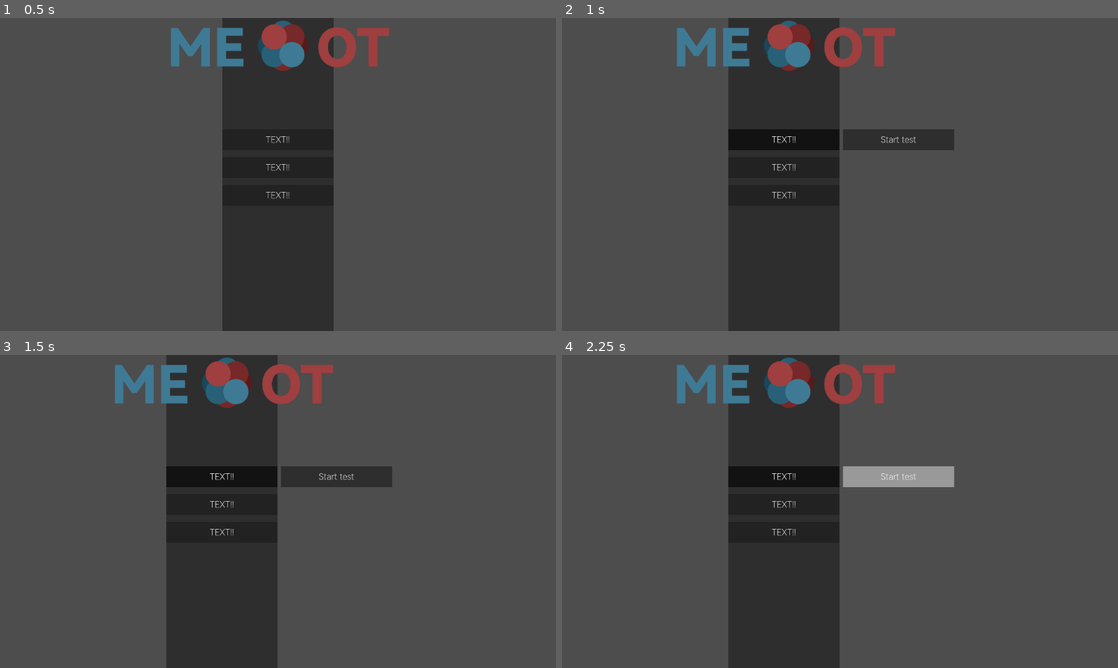
Above: before the commit, frames 1-4 (two rows, left to right).
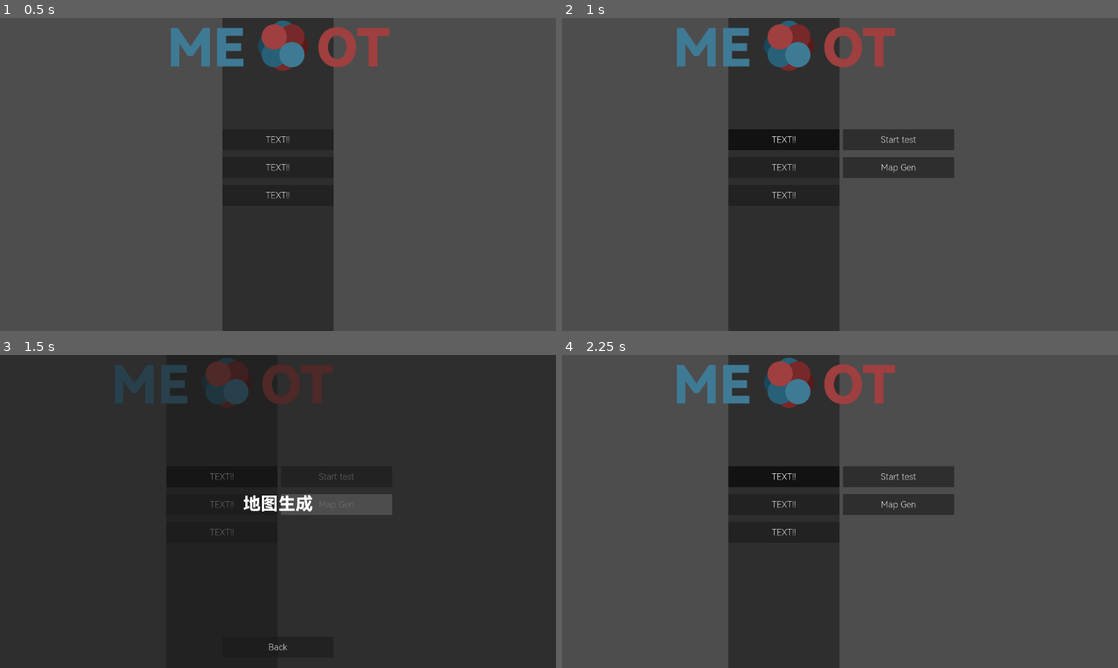
Above: after the commit, the same moments.

Repository: Koronato/RTS-12th
Game: Godot game, scene res://scenes/menu/menu.tscn
The game is run twice, just before and just after one commit, with the same random seed, the same clock (stepped at 60 frames per second) and the same inputs. The project has no main scene, so this scene is started directly.
Inputs (mouse positions are in pixels of both pictures, inside the frame that each line leads up to):
- Up to frame 1 (0.5 s): no input
- Up to frame 2 (1 s): click "TEXT!!" at 0.5 s
- Up to frame 3 (1.5 s): click (339, 505) at 1.25 s, where only the run after the commit has a clickable "Map Gen"
- Up to frame 4 (2.25 s): click "Start test" (after the commit: "Back") at 2 s

Frame 1 is identical in both runs. In frame 2, 1.3% of the frame differs, in the area x 50-71%, y 44-52%; in frame 3, 80%, in the area x 0-100%, y 0-100%; in frame 4, 2.6%.

Commit message:
做了个MapGen空壳

Diff:
--- /dev/null
+++ b/assets/themes/normal_special.tres
@@ -0,0 +1,63 @@
+[gd_resource type="Theme" format=3 uid="uid://dfq7fi8qcyimt"]
+
+[ext_resource type="FontFile" uid="uid://es0gb33224ns" path="res://assets/fonts/HarmonyOS_Sans_SC_Light.ttf" id="1_1sqm0"]
+
+[sub_resource type="StyleBoxFlat" id="StyleBoxFlat_1sqm0"]
+content_margin_left = 4.0
+content_margin_top = 4.0
+content_margin_right = 4.0
+content_margin_bottom = 4.0
+bg_color = Color(1, 1, 1, 0.06666667)
+border_width_bottom = 2
+border_color = Color(0.24705882, 0.47843137, 0.58431375, 1)
+corner_detail = 5
+
+[sub_resource type="StyleBoxFlat" id="StyleBoxFlat_cwyj4"]
+content_margin_left = 4.0
+content_margin_top = 4.0
+content_margin_right = 4.0
+content_margin_bottom = 4.0
+bg_color = Color(1, 1, 1, 0.06666667)
+border_width_bottom = 2
+border_color = Color(0.24705882, 0.47843137, 0.58431375, 1)
+corner_detail = 5
+
+[sub_resource type="StyleBoxFlat" id="StyleBoxFlat_085ph"]
+content_margin_left = 4.0
+content_margin_top = 4.0
+content_margin_right = 4.0
+content_margin_bottom = 4.0
+bg_color = Color(0.1, 0.1, 0.1, 0)
+border_width_bottom = 2
+border_color = Color(0.15686275, 0.3764706, 0.46666667, 1)
+
+[sub_resource type="StyleBoxFlat" id="StyleBoxFlat_7app1"]
+content_margin_left = 4.0
+content_margin_top = 4.0
+content_margin_right = 4.0
+content_margin_bottom = 4.0
+bg_color = Color(0, 0, 0, 0.6)
+border_width_bottom = 2
+border_color = Color(0.101960786, 0.2784314, 0.34901962, 1)
+corner_detail = 5
+
+[sub_resource type="StyleBoxFlat" id="StyleBoxFlat_q4vdk"]
+content_margin_left = 0.0
+content_margin_top = 0.0
+content_margin_right = 0.0
+content_margin_bottom = 0.0
+bg_color = Color(0.1, 0.1, 0.1, 0)
+border_width_left = 5
+border_color = Color(0.09803922, 0.3137255, 0.4, 1)
+corner_radius_top_left = 3
+corner_radius_bottom_left = 3
+corner_detail = 5
+
+[resource]
+default_font = ExtResource("1_1sqm0")
+Button/styles/focus = SubResource("StyleBoxFlat_1sqm0")
+Button/styles/hover = SubResource("StyleBoxFlat_cwyj4")
+Button/styles/normal = SubResource("StyleBoxFlat_085ph")
+Button/styles/pressed = SubResource("StyleBoxFlat_7app1")
+Label/font_sizes/font_size = 16
+Panel/styles/panel = SubResource("StyleBoxFlat_q4vdk")
--- a/scenes/menu/menu.tscn
+++ b/scenes/menu/menu.tscn
@@ -84,6 +84,14 @@
 		self.visible = false
 	else:
 		t.tween_property(self,\"modulate:a\",1,0.3)
+"
+
+[sub_resource type="GDScript" id="GDScript_sowkg"]
+script/source = "extends Button
+
+
+func _on_pressed() -> void:
+	get_node(\"%Start\").visible = true
 "
 
 [node name="Node2D" type="Node2D" unique_id=432792055]
@@ -176,6 +184,14 @@
 offset_bottom = 48.0
 text = "Start test"
 
+[node name="Button2" type="Button" parent="UI/CenterContainer/HBoxContainer/Main/Submenu1" unique_id=1146382437]
+layout_mode = 0
+offset_top = 64.0
+offset_right = 256.0
+offset_bottom = 112.0
+text = "Map Gen"
+script = SubResource("GDScript_sowkg")
+
 [node name="Submenu2" type="Control" parent="UI/CenterContainer/HBoxContainer/Main" unique_id=177113047 node_paths=PackedStringArray("aim_button")]
 visible = false
 anchors_preset = 0
@@ -211,6 +227,7 @@
 text = "3"
 
 [node name="Start" parent="UI" unique_id=894800251 instance=ExtResource("3_e0arn")]
+unique_name_in_owner = true
 visible = false
 z_index = 2
 layout_mode = 1
@@ -218,3 +235,4 @@
 [connection signal="toggled" from="UI/CenterContainer/HBoxContainer/Main/Menu/1" to="UI/CenterContainer/HBoxContainer/Main" method="_on_size_changed"]
 [connection signal="toggled" from="UI/CenterContainer/HBoxContainer/Main/Menu/2" to="UI/CenterContainer/HBoxContainer/Main" method="_on_size_changed"]
 [connection signal="toggled" from="UI/CenterContainer/HBoxContainer/Main/Menu/3" to="UI/CenterContainer/HBoxContainer/Main" method="_on_size_changed"]
+[connection signal="pressed" from="UI/CenterContainer/HBoxContainer/Main/Submenu1/Button2" to="UI/CenterContainer/HBoxContainer/Main/Submenu1/Button2" method="_on_pressed"]
--- a/scenes/menu/start.tscn
+++ b/scenes/menu/start.tscn
@@ -1,6 +1,234 @@
 [gd_scene format=3 uid="uid://dhagaxbnmx6sr"]
 
-[ext_resource type="Theme" uid="uid://c35suisqbybdf" path="res://assets/themes/normal.tres" id="1_4hqgu"]
+[ext_resource type="FontFile" uid="uid://es0gb33224ns" path="res://assets/fonts/HarmonyOS_Sans_SC_Light.ttf" id="1_ci5k1"]
+[ext_resource type="FontFile" uid="uid://cxcciuexnp8xg" path="res://assets/fonts/HarmonyOS_Sans_SC_Black.ttf" id="2_ci5k1"]
+
+[sub_resource type="StyleBoxFlat" id="StyleBoxFlat_j18o6"]
+bg_color = Color(0.77, 0.77, 0.77, 0.7607843)
+
+[sub_resource type="StyleBoxFlat" id="StyleBoxFlat_yag4q"]
+
+[sub_resource type="StyleBoxFlat" id="StyleBoxFlat_lj8fn"]
+content_margin_left = 4.0
+content_margin_top = 4.0
+content_margin_right = 4.0
+content_margin_bottom = 4.0
+bg_color = Color(0.1, 0.1, 0.1, 0.6)
+corner_detail = 5
+
+[sub_resource type="StyleBoxFlat" id="StyleBoxFlat_sqef1"]
+content_margin_left = 4.0
+content_margin_top = 4.0
+content_margin_right = 4.0
+content_margin_bottom = 4.0
+bg_color = Color(0, 0, 0, 0.6)
+corner_detail = 5
+
+[sub_resource type="StyleBoxFlat" id="StyleBoxFlat_hr6kc"]
+content_margin_left = 4.0
+content_margin_top = 4.0
+content_margin_right = 4.0
+content_margin_bottom = 4.0
+bg_color = Color(1, 1, 1, 0.4)
+corner_detail = 6
+expand_margin_top = 3.0
+expand_margin_bottom = 3.0
+
+[sub_resource type="StyleBoxFlat" id="StyleBoxFlat_ym426"]
+content_margin_left = 4.0
+content_margin_top = 4.0
+content_margin_right = 4.0
+content_margin_bottom = 4.0
+bg_color = Color(1, 1, 1, 0.75)
+corner_detail = 6
+expand_margin_top = 3.0
+expand_margin_bottom = 3.0
+
+[sub_resource type="StyleBoxFlat" id="StyleBoxFlat_71gwy"]
+content_margin_left = 4.0
+content_margin_top = 4.0
+content_margin_right = 4.0
+content_margin_bottom = 4.0
+bg_color = Color(0.75, 0.75, 0.75, 0.75)
+corner_detail = 6
+expand_margin_top = 3.0
+expand_margin_bottom = 3.0
+
+[sub_resource type="StyleBoxFlat" id="StyleBoxFlat_qsfiv"]
+content_margin_left = 0.0
+content_margin_top = 4.0
+content_margin_right = 0.0
+content_margin_bottom = 4.0
+bg_color = Color(0.1, 0.1, 0.1, 0.6)
+corner_detail = 6
+
+[sub_resource type="StyleBoxFlat" id="StyleBoxFlat_ybfya"]
+content_margin_left = 4.0
+content_margin_top = 4.0
+content_margin_right = 4.0
+content_margin_bottom = 4.0
+bg_color = Color(1, 1, 1, 0.75)
+draw_center = false
+border_width_left = 2
+border_width_top = 2
+border_width_right = 2
+border_width_bottom = 2
+corner_radius_bottom_right = 3
+corner_detail = 1
+expand_margin_left = 2.0
+expand_margin_top = 2.0
+expand_margin_right = 2.0
+expand_margin_bottom = 2.0
+
+[sub_resource type="StyleBoxFlat" id="StyleBoxFlat_8avm7"]
+content_margin_left = 4.0
+content_margin_top = 4.0
+content_margin_right = 4.0
+content_margin_bottom = 4.0
+bg_color = Color(0.1, 0.1, 0.1, 0.6)
+border_width_bottom = 2
+border_color = Color(0.15686275, 0.3764706, 0.46666667, 1)
+corner_radius_bottom_right = 5
+corner_detail = 1
+
+[sub_resource type="StyleBoxFlat" id="StyleBoxFlat_yx1jk"]
+content_margin_left = 4.0
+content_margin_top = 4.0
+content_margin_right = 4.0
+content_margin_bottom = 4.0
+bg_color = Color(0.1, 0.1, 0.1, 0.3)
+border_width_bottom = 2
+border_color = Color(0, 0, 0, 0.3)
+corner_radius_bottom_right = 5
+corner_detail = 1
+
+[sub_resource type="StyleBoxFlat" id="StyleBoxFlat_eh822"]
+content_margin_left = 0.0
+content_margin_top = 0.0
+content_margin_right = 0.0
+content_margin_bottom = 0.0
+bg_color = Color(0.1, 0.1, 0.1, 0.6)
+corner_detail = 5
+
+[sub_resource type="StyleBoxFlat" id="StyleBoxFlat_cubfm"]
+content_margin_left = 4.0
+content_margin_top = 4.0
+content_margin_right = 4.0
+content_margin_bottom = 4.0
+bg_color = Color(0.1, 0.1, 0.1, 0.6)
+border_width_bottom = 2
+border_color = Color(0.15686275, 0.3764706, 0.46666667, 1)
+corner_radius_bottom_right = 5
+corner_detail = 1
+
+[sub_resource type="StyleBoxFlat" id="StyleBoxFlat_3753q"]
+content_margin_left = 4.0
+content_margin_top = 4.0
+content_margin_right = 4.0
+content_margin_bottom = 4.0
+bg_color = Color(0.1, 0.1, 0.1, 0.3)
+border_width_bottom = 2
+border_color = Color(0, 0, 0, 0.3)
+corner_radius_bottom_right = 5
+corner_detail = 1
+
+[sub_resource type="StyleBoxFlat" id="StyleBoxFlat_bv5vf"]
+content_margin_top = 4.0
+content_margin_right = 4.0
+content_margin_bottom = 4.0
+bg_color = Color(1, 1, 1, 0.4)
+corner_detail = 6
+expand_margin_left = 3.0
+expand_margin_right = 3.0
+
+[sub_resource type="StyleBoxFlat" id="StyleBoxFlat_12bdt"]
+content_margin_left = 4.0
+content_margin_top = 4.0
+content_margin_right = 4.0
+content_margin_bottom = 4.0
+bg_color = Color(1, 1, 1, 0.7490196)
+corner_detail = 6
+expand_margin_left = 3.0
+expand_margin_right = 3.0
+
+[sub_resource type="StyleBoxFlat" id="StyleBoxFlat_rgkoq"]
+content_margin_left = 4.0
+content_margin_top = 4.0
+content_margin_right = 4.0
+content_margin_bottom = 4.0
+bg_color = Color(1, 1, 1, 0.7490196)
+corner_detail = 6
+expand_margin_left = 3.0
+expand_margin_right = 3.0
+
+[sub_resource type="StyleBoxFlat" id="StyleBoxFlat_7p0jh"]
+content_margin_left = 4.0
+content_margin_top = 0.0
+content_margin_right = 4.0
+content_margin_bottom = 0.0
+bg_color = Color(0.1, 0.1, 0.1, 0.6)
+corner_detail = 6
+
+[sub_resource type="StyleBoxFlat" id="StyleBoxFlat_nyw6u"]
+content_margin_left = 4.0
+content_margin_top = 4.0
+content_margin_right = 4.0
+content_margin_bottom = 4.0
+bg_color = Color(1, 1, 1, 0.4)
+corner_detail = 6
+
+[sub_resource type="StyleBoxFlat" id="StyleBoxFlat_ckmml"]
+content_margin_left = 4.0
+content_margin_top = 4.0
+content_margin_right = 4.0
+content_margin_bottom = 4.0
+bg_color = Color(1, 1, 1, 0.75)
+corner_detail = 6
+
+[sub_resource type="StyleBoxFlat" id="StyleBoxFlat_2jpqc"]
+content_margin_left = 4.0
+content_margin_top = 4.0
+content_margin_right = 4.0
+content_margin_bottom = 4.0
+bg_color = Color(0.1, 0.1, 0.1, 0.6)
+corner_detail = 6
+
+[sub_resource type="Theme" id="Theme_le6wa"]
+default_font = ExtResource("1_ci5k1")
+Button/font_sizes/font_size = 20
+Button/styles/focus = SubResource("StyleBoxFlat_j18o6")
+Button/styles/hover = SubResource("StyleBoxFlat_yag4q")
+Button/styles/normal = SubResource("StyleBoxFlat_lj8fn")
+Button/styles/pressed = SubResource("StyleBoxFlat_sqef1")
+HScrollBar/styles/grabber = SubResource("StyleBoxFlat_hr6kc")
+HScrollBar/styles/grabber_highlight = SubResource("StyleBoxFlat_ym426")
+HScrollBar/styles/grabber_pressed = SubResource("StyleBoxFlat_71gwy")
+HScrollBar/styles/scroll = SubResource("StyleBoxFlat_qsfiv")
+LineEdit/styles/focus = SubResource("StyleBoxFlat_ybfya")
+LineEdit/styles/normal = SubResource("StyleBoxFlat_8avm7")
+LineEdit/styles/read_only = SubResource("StyleBoxFlat_yx1jk")
+Panel/styles/panel = SubResource("StyleBoxFlat_eh822")
+TextEdit/styles/normal = SubResource("StyleBoxFlat_cubfm")
+TextEdit/styles/read_only = SubResource("StyleBoxFlat_3753q")
+VScrollBar/styles/grabber = SubResource("StyleBoxFlat_bv5vf")
+VScrollBar/styles/grabber_highlight = SubResource("StyleBoxFlat_12bdt")
+VScrollBar/styles/grabber_pressed = SubResource("StyleBoxFlat_rgkoq")
+VScrollBar/styles/scroll = SubResource("StyleBoxFlat_7p0jh")
+VSlider/styles/grabber_area = SubResource("StyleBoxFlat_nyw6u")
+VSlider/styles/grabber_area_highlight = SubResource("StyleBoxFlat_ckmml")
+VSlider/styles/slider = SubResource("StyleBoxFlat_2jpqc")
+
+[sub_resource type="LabelSettings" id="LabelSettings_sowkg"]
+font = ExtResource("2_ci5k1")
+font_size = 40
+
+[sub_resource type="GDScript" id="GDScript_ci5k1"]
+script/source = "extends Button
+
+func _on_pressed() -> void:
+	var root := owner as Control
+	owner.visible = false
+"
 
 [node name="Start" type="Control" unique_id=894800251]
 layout_mode = 3
@@ -9,10 +237,45 @@
 anchor_bottom = 1.0
 grow_horizontal = 2
 grow_vertical = 2
-theme = ExtResource("1_4hqgu")
+theme = SubResource("Theme_le6wa")
 
 [node name="background" type="Panel" parent="." unique_id=1377350316]
 layout_mode = 1
 anchors_preset = 15
 anchor_right = 1.0
 anchor_bottom = 1.0
+grow_horizontal = 2
+grow_vertical = 2
+
+[node name="CenterContainer" type="CenterContainer" parent="." unique_id=1448205510]
+layout_mode = 0
+offset_right = 1280.0
+offset_bottom = 720.0
+
+[node name="VBoxContainer" type="VBoxContainer" parent="CenterContainer" unique_id=1323512843]
+layout_mode = 2
+
+[node name="Label" type="Label" parent="CenterContainer/VBoxContainer" unique_id=1251940995]
+custom_minimum_size = Vector2(0, 80)
+layout_mode = 2
+text = "地图生成"
+label_settings = SubResource("LabelSettings_sowkg")
+
+[node name="HBoxContainer" type="HBoxContainer" parent="CenterContainer/VBoxContainer" unique_id=1190842360]
+layout_mode = 2
+
+[node name="Button" type="Button" parent="." unique_id=1771888705]
+custom_minimum_size = Vector2(256, 48)
+layout_mode = 1
+anchors_preset = -1
+anchor_left = 0.4
+anchor_top = 0.9
+anchor_right = 0.6
+anchor_bottom = 0.96666664
+grow_horizontal = 2
+grow_vertical = 0
+text = "Back"
+script = SubResource("GDScript_ci5k1")
+metadata/_edit_use_anchors_ = true
+
+[connection signal="pressed" from="Button" to="Button" method="_on_pressed"]
